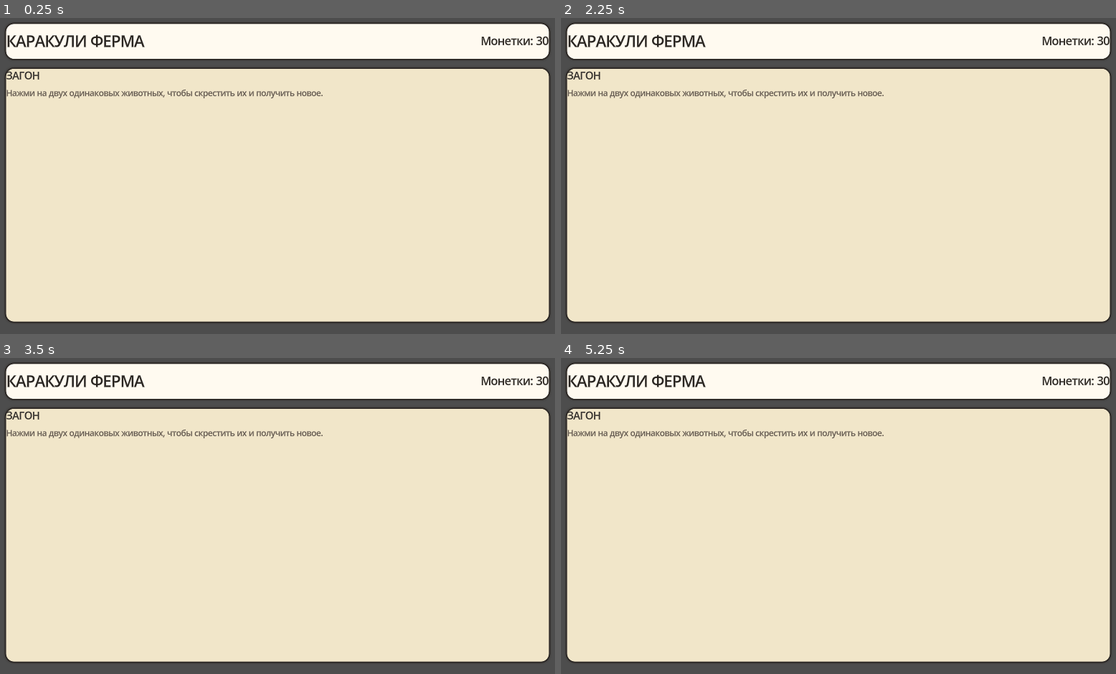
Above: before the commit, frames 1-4 (two rows, left to right).
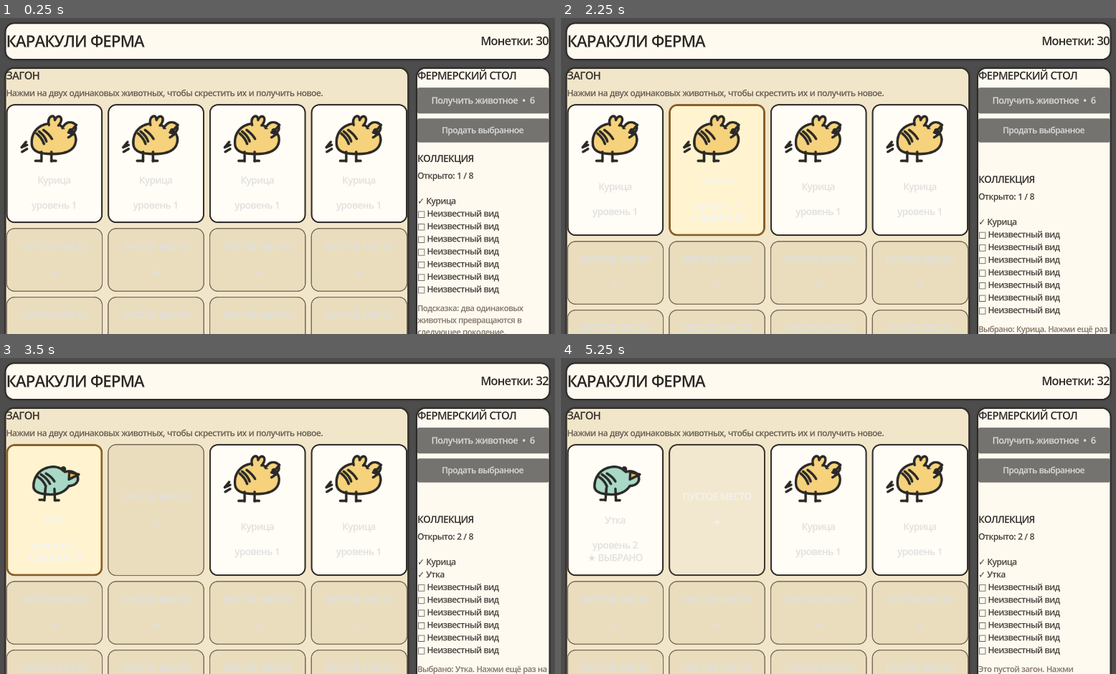
Above: after the commit, the same moments.

Repository: rodionrevan-collab/karakuli
Game: Godot game, scene res://Main.tscn
The game is run twice, just before and just after one commit, with the same random seed, the same clock (stepped at 60 frames per second) and the same inputs.
Inputs (mouse positions are in pixels of both pictures, inside the frame that each line leads up to):
- Up to frame 1 (0.25 s): no input
- Up to frame 2 (2.25 s): click (616, 163) at 0.5 s, where only the run after the commit has a clickable "Курица уровень 1"; click (616, 169) at 1.25 s, where only the run after the commit has a clickable "Курица уровень 1 ★ ВЫБРАНО"; click (716, 163) at 2 s, where only the run after the commit has a clickable "Курица уровень 1"
- Up to frame 3 (3.5 s): click (55, 509) at 2.75 s, where only the run after the commit has a clickable "Курица уровень 1"
- Up to frame 4 (5.25 s): click (616, 509) at 3.5 s, where only the run after the commit has a clickable "Утка уровень 2 ★ ВЫБРАНО"; click (616, 503) at 4.25 s, where only the run after the commit has a clickable "Утка уровень 2"; click (716, 509) at 5 s, where only the run after the commit has a clickable "ПУСТОЕ МЕСТО ＋"

The runs differ from the first frame. In frame 1, 51% of the frame differs, in the area x 0-100%, y 15-100%; in frame 2, 48%; in frame 3, 41%; in frame 4, 47%.
Error before the commit: Invalid assignment of property or key 'icon_max_width' with value of type 'int' on a base object of type 'Button'. (res://Main.gd:117)

Commit message:
Remove incompatible Button icon sizing properties

Diff:
--- a/Main.gd
+++ b/Main.gd
@@ -114,8 +114,6 @@
 		slot.alignment = HORIZONTAL_ALIGNMENT_CENTER
 		slot.icon_alignment = HORIZONTAL_ALIGNMENT_CENTER
 		slot.vertical_icon_alignment = VERTICAL_ALIGNMENT_TOP
-		slot.icon_max_width = 78
-		slot.expand_icon = true
 		slot.pressed.connect(_on_slot_pressed.bind(i))
 		slots.append(slot)
 		grid.add_child(slot)
